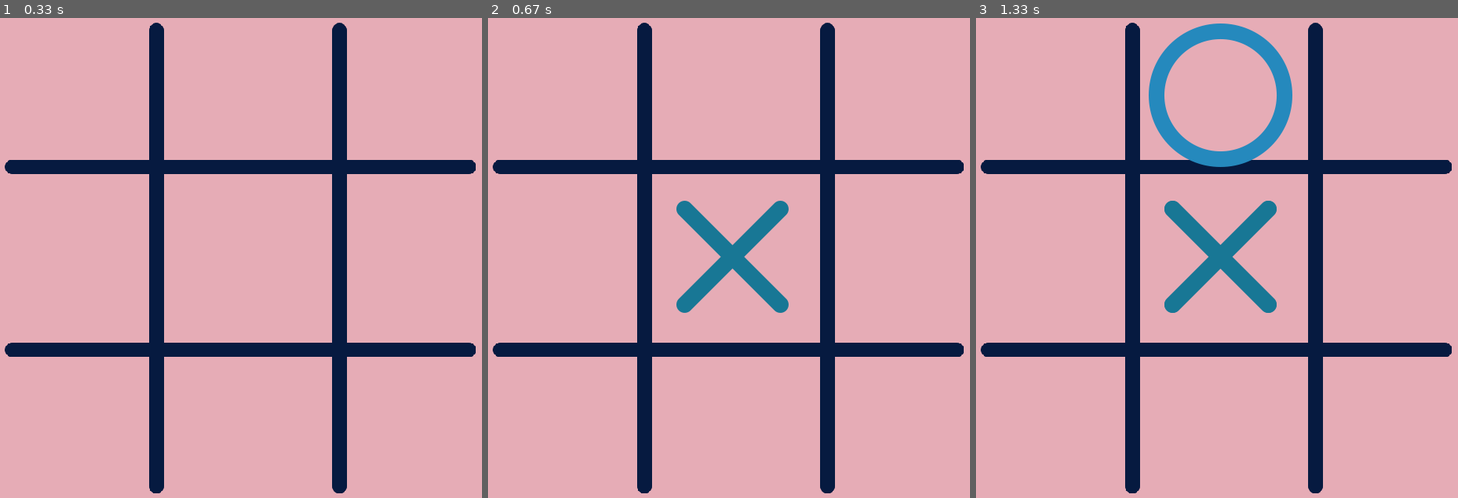
Above: before the commit, frames 1-3 (left to right).
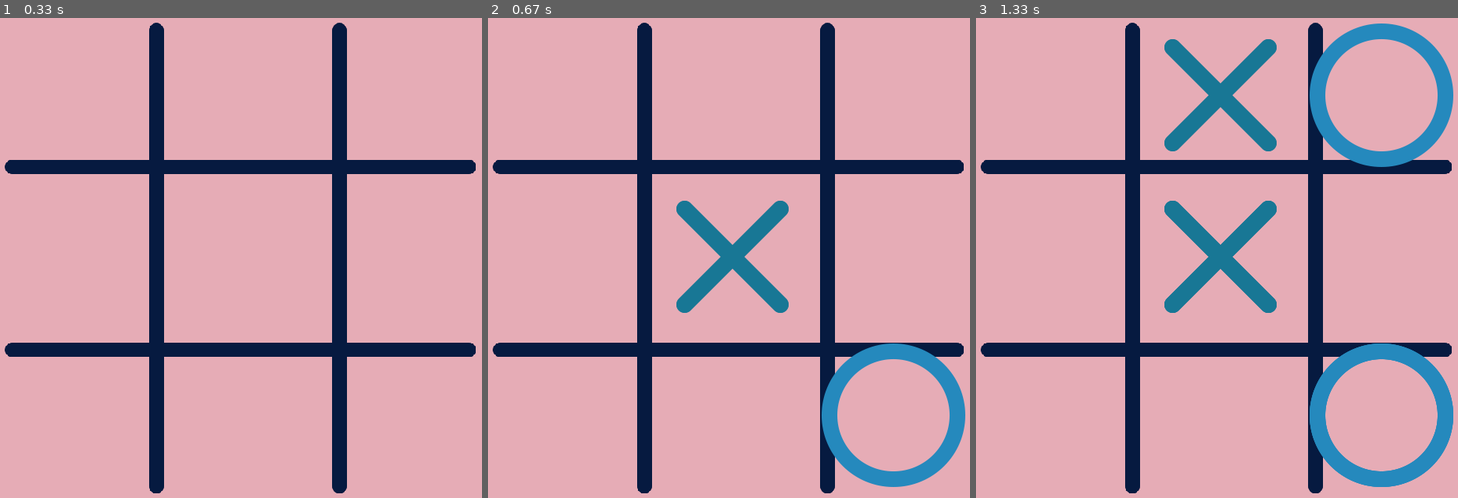
Above: after the commit, the same moments.

Repository: xofiaxinha/pygame-TicTacToe
Game: pygame game, started from main.py
The game is run twice, just before and just after one commit, with the same random seed, the same clock (stepped at 60 frames per second) and the same inputs.
Inputs (mouse positions are in pixels of both pictures, inside the frame that each line leads up to):
- Up to frame 1 (0.33 s): no input
- Up to frame 2 (0.67 s): click (729, 258) at 0.38 s
- Up to frame 3 (1.33 s): click (1294, 66) at 1.22 s

Frame 1 is identical in both runs. In frame 2, 2.9% of the frame differs, in the area x 39-100%, y 38-98%; in frame 3, 10%, in the area x 35-100%, y 1-98%.

Commit message:
added ai player

Diff:
--- a/main.py
+++ b/main.py
@@ -1,4 +1,6 @@
 import pygame
+import random
+import time
 
 pygame.init()
 
@@ -49,6 +51,21 @@
         return 1
     else:
         return 2
+
+def pcMove(board):
+    x = random.randint(0, 2)
+    y = random.randint(0, 2)
+    while board[x][y] != -1:
+        x = random.randint(0, 2)
+        y = random.randint(0, 2)
+    board[x][y] = 'O'
+    renderBoard(board, X, O)
+    for i in range(3):
+        for j in range(3):
+            if graphical_board[i][j][0] != None:
+                WIN.blit(graphical_board[i][j][0], graphical_board[i][j][1])
+    return board
+
 def addXO(board, graphical_board, player):
     #gets the mouse position
     current_pos = pygame.mouse.get_pos()
@@ -57,10 +74,6 @@
     if(board[findX(xpos)][findY(ypos)]==-1):
         board[findX(xpos)][findY(ypos)] = player
      #   board[round(converted_x), round(converted_y)] = player
-        if(player == 'X'):
-            player = 'O'
-        else:
-            player = 'X'
     renderBoard(board, X, O)
 
     for i in range(3):
@@ -117,11 +130,13 @@
             if game_over:
                 board, graphical_board = resetGame(board, graphical_board)
                 game_over = False
+            else:
+                board = pcMove(board)
+
             if checkDraw(board):
                 game_over = True
             if checkWinner(board) != None:
                 game_over = True
-
             pygame.display.update()
 
 
